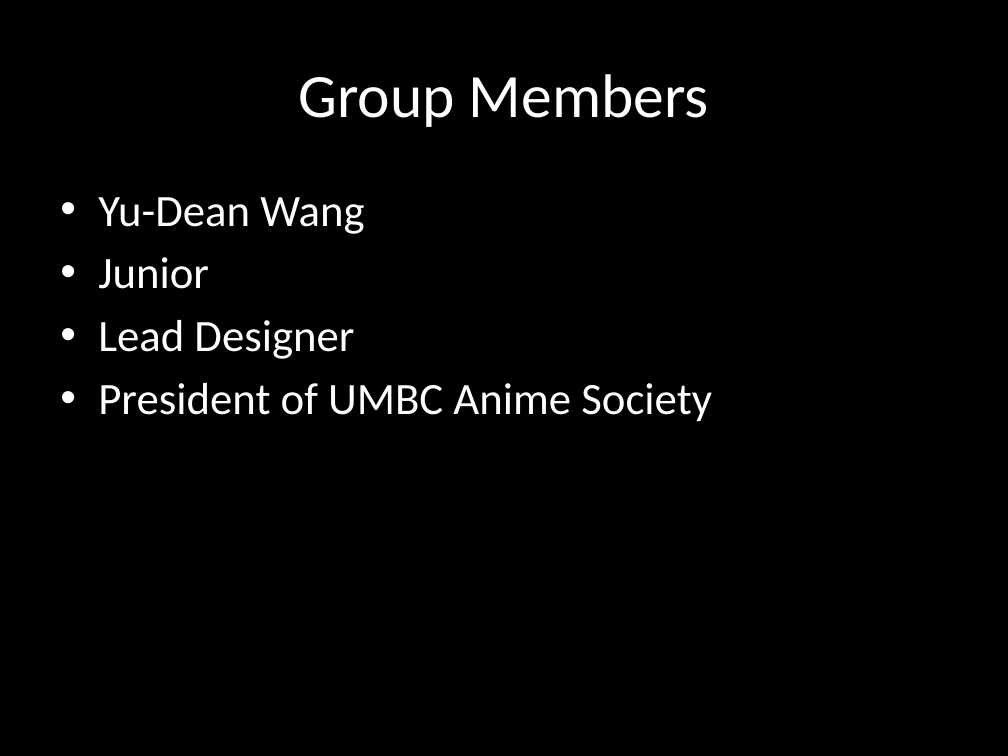
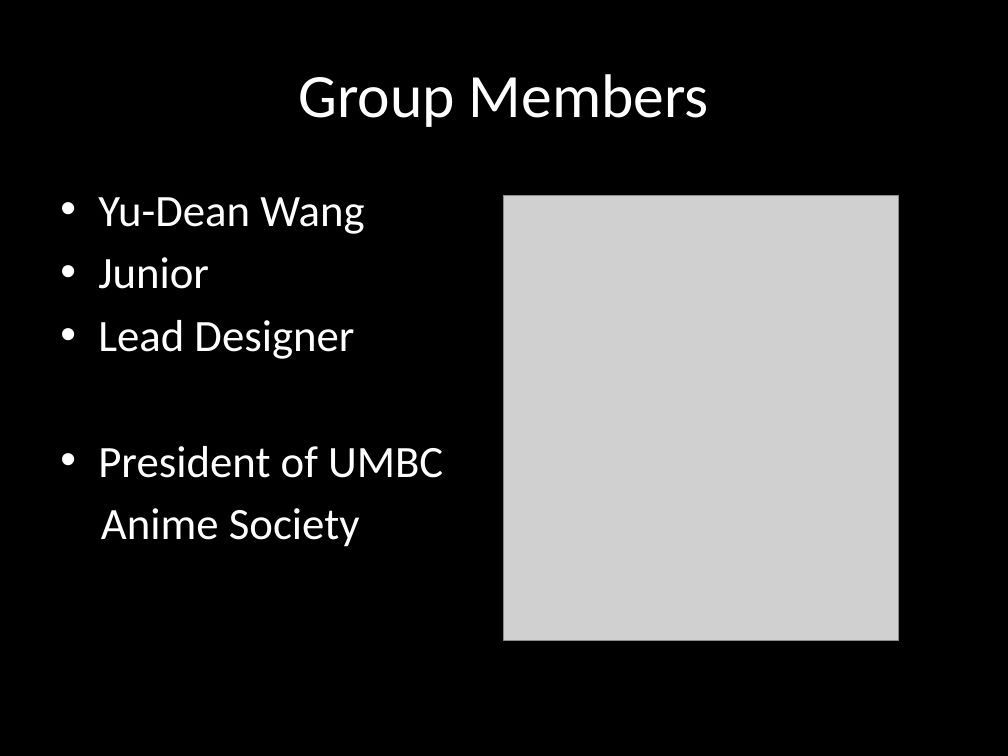
Before and after one commit to Deuro/Schedule-UMBC-DC-YW, a slide deck: slide 3 of Presentate.pptx. Drawn at 1008x756 pixels with LibreOffice and Linux fonts; fonts in the diff are those of the drawing; grey boxes stand for pictures. Boxes give left, top, right and bottom in pixels: in the first picture for what was removed or moved away, otherwise in the second. Text is boxed around its words. In the diff, an @@ line names an element or a change of style, - is before the commit and + after.

Commit message:
Added [ic to PP

```diff
--- a/Presentate.pptx
+++ b/Presentate.pptx
@@ picture added at (504, 196, 899, 641) @@
@@ text at (98, 446, 443, 547): text changed @@
-• President of UMBC Anime Society
+• President of UMBC
+Anime Society
```
